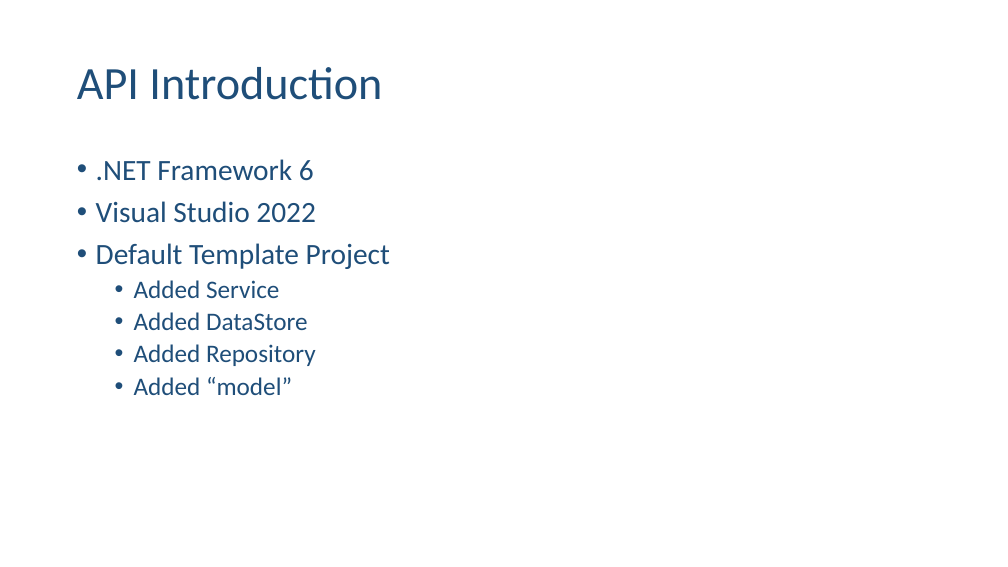
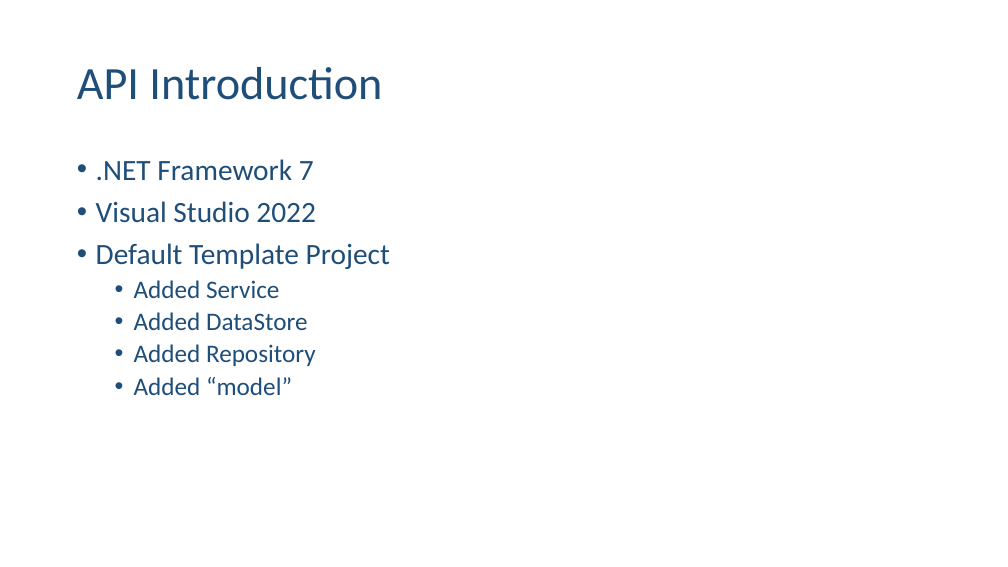
Before and after one commit to ehennis/Blog, a slide deck: slide 6 of WebApplicationFactory/NebraskaCode.pptx. Drawn at 1008x567 pixels with LibreOffice and Linux fonts; fonts in the diff are those of the drawing. Boxes give left, top, right and bottom in pixels: in the first picture for what was removed or moved away, otherwise in the second. Text is boxed around its words. In the diff, an @@ line names an element or a change of style, - is before the commit and + after.

```diff
--- a/WebApplicationFactory/NebraskaCode.pptx
+++ b/WebApplicationFactory/NebraskaCode.pptx
@@ text at box(96, 159, 314, 181): text changed @@
-• .NET Framework 6
+• .NET Framework 7
```
Also in this commit, not shown: 2 other slides changed, 3 slides added, 18 other files.
